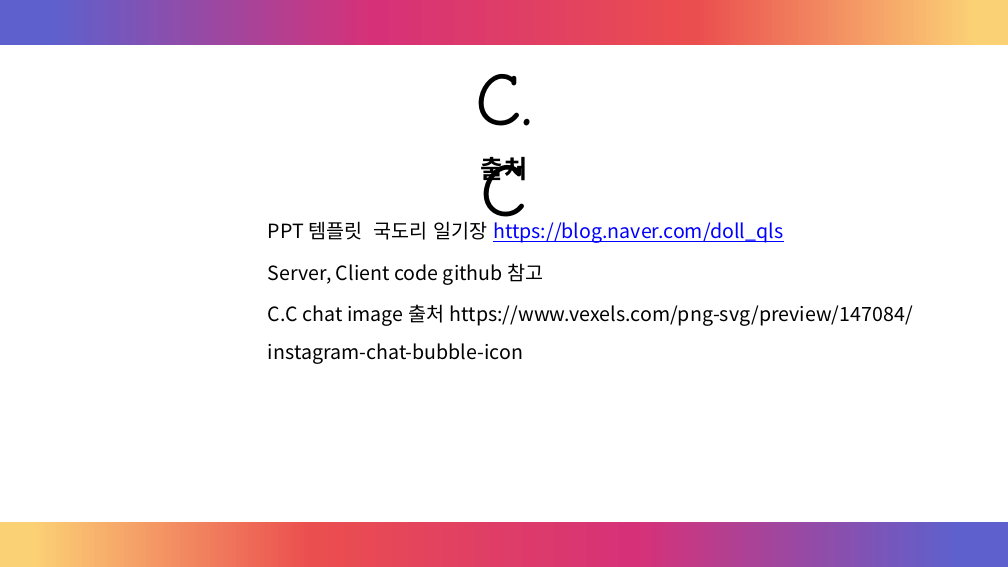
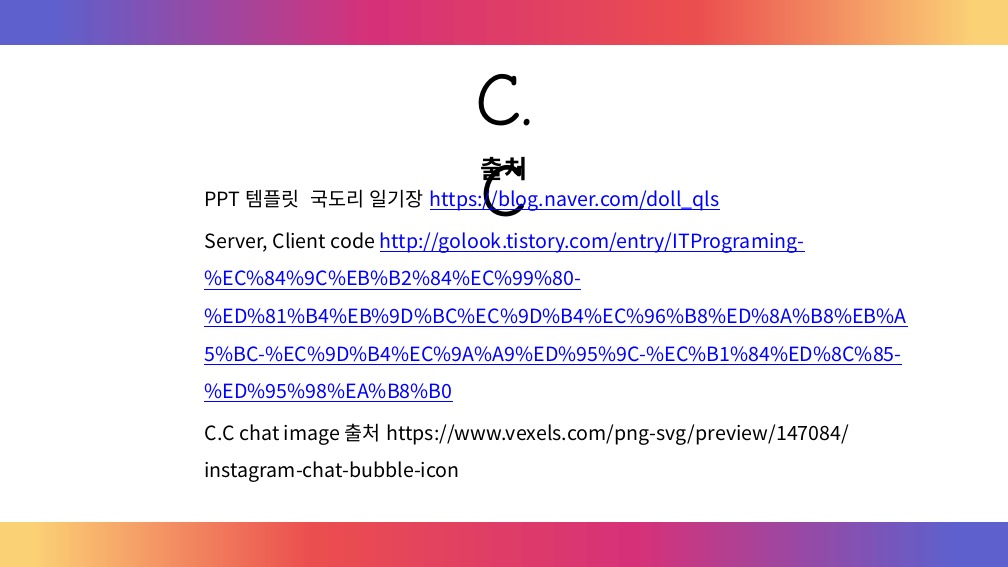
Before and after one commit to ljw8161/system_six, a slide deck: slide 16 of 시스템프로그래밍 발표.pptx. Drawn at 1008x567 pixels with LibreOffice and Linux fonts; fonts in the diff are those of the drawing. Boxes give left, top, right and bottom in pixels: in the first picture for what was removed or moved away, otherwise in the second. Text is boxed around its words. In the diff, an @@ line names an element or a change of style, - is before the commit and + after.

Commit message:
Add files via upload
소스코드 참고 출처_추가

```diff
--- a/시스템프로그래밍 발표.pptx
+++ b/시스템프로그래밍 발표.pptx
@@ text "PPT 템플릿 국도리 일기장 https://blog.naver.com/doll_qls": place and size @@
-text "PPT 템플릿 국도리 일기장 https://blog.naver.com/doll_qls" at bbox=[268, 221, 913, 364]
+text "PPT 템플릿 국도리 일기장 https://blog.naver.com/doll_qls" at bbox=[204, 186, 906, 482]
@@ text at bbox=[204, 232, 906, 402]: text changed; text colour #000000 to #0000FF @@
-Server, Client code github 참고
+Server, Client code http://golook.tistory.com/entry/ITPrograming-%EC%84%9C%EB%B2%84%EC%99%80-%ED%81%B4%EB%9D%BC%EC%9D%B4%EC%96%B8%ED%8A%B8%EB%A5%BC-%EC%9D%B4%EC%9A%A9%ED%95%9C-%EC%B1%84%ED%8C%85-%ED%95%98%EA%B8%B0
```
